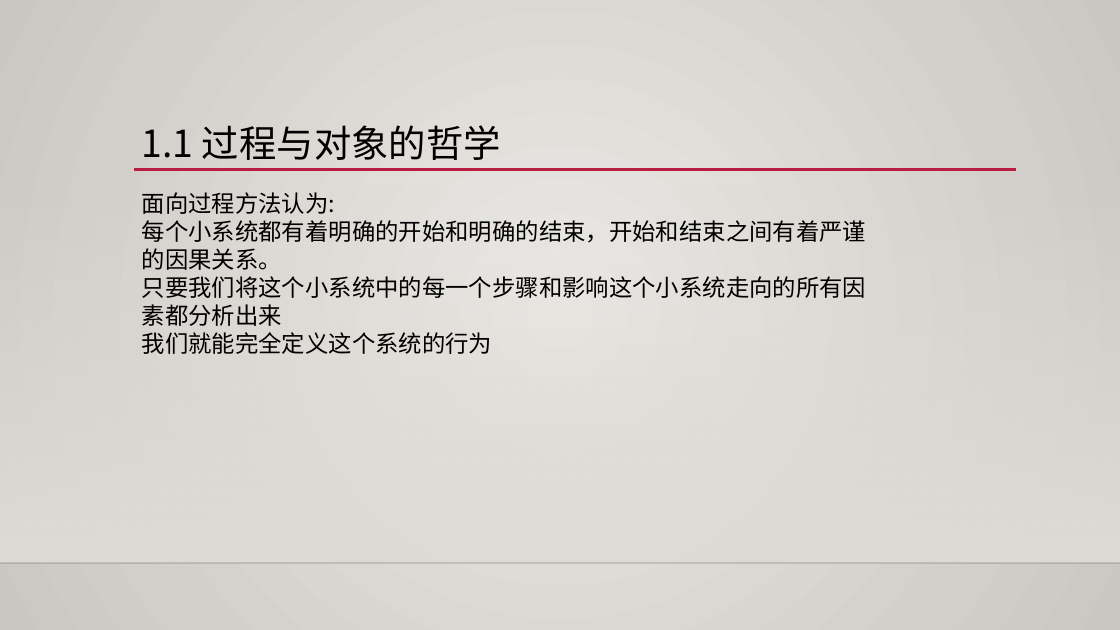
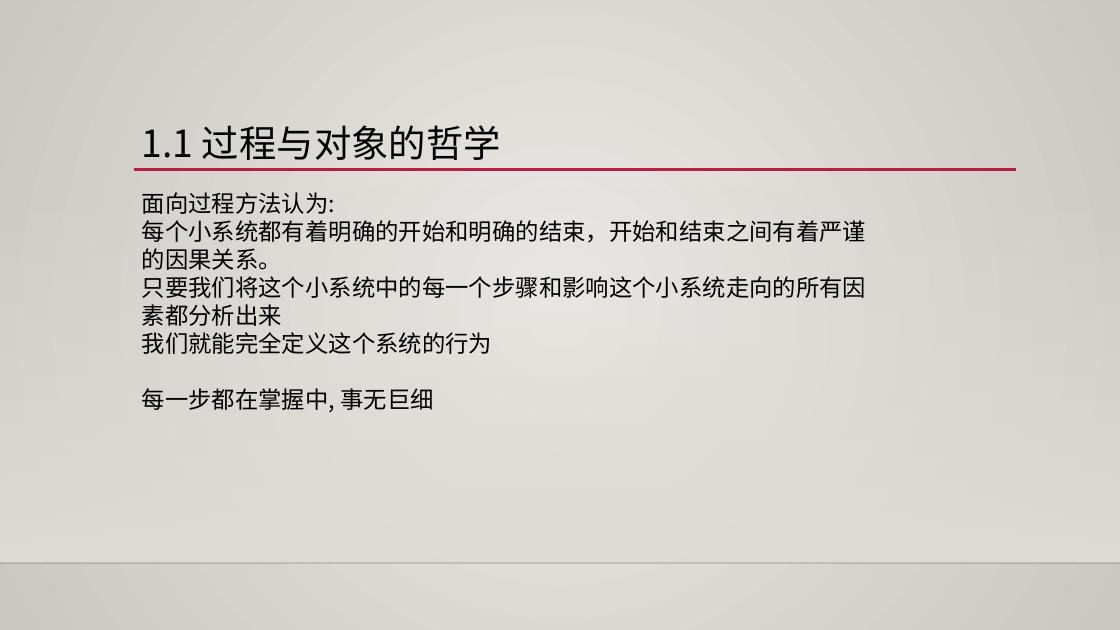
Before and after one commit to dougaoyang/phplearning, a slide deck: slide 2 of 学习资料/php面向对象.pptx. Drawn at 1120x630 pixels with LibreOffice and Linux fonts; fonts in the diff are those of the drawing; background and template pictures are left out. Boxes give left, top, right and bottom in pixels: in the first picture for what was removed or moved away, otherwise in the second. Text is boxed around its words. In the diff, an @@ line names an element or a change of style, - is before the commit and + after.

Commit message:
面向对象

```diff
--- a/学习资料/php面向对象.pptx
+++ b/学习资料/php面向对象.pptx
@@ text at (142,388,434,412): paragraph added @@
+每一步都在掌握中, 事无巨细
```
Also in this commit, not shown: 1 other slide changed, 11 other files.
